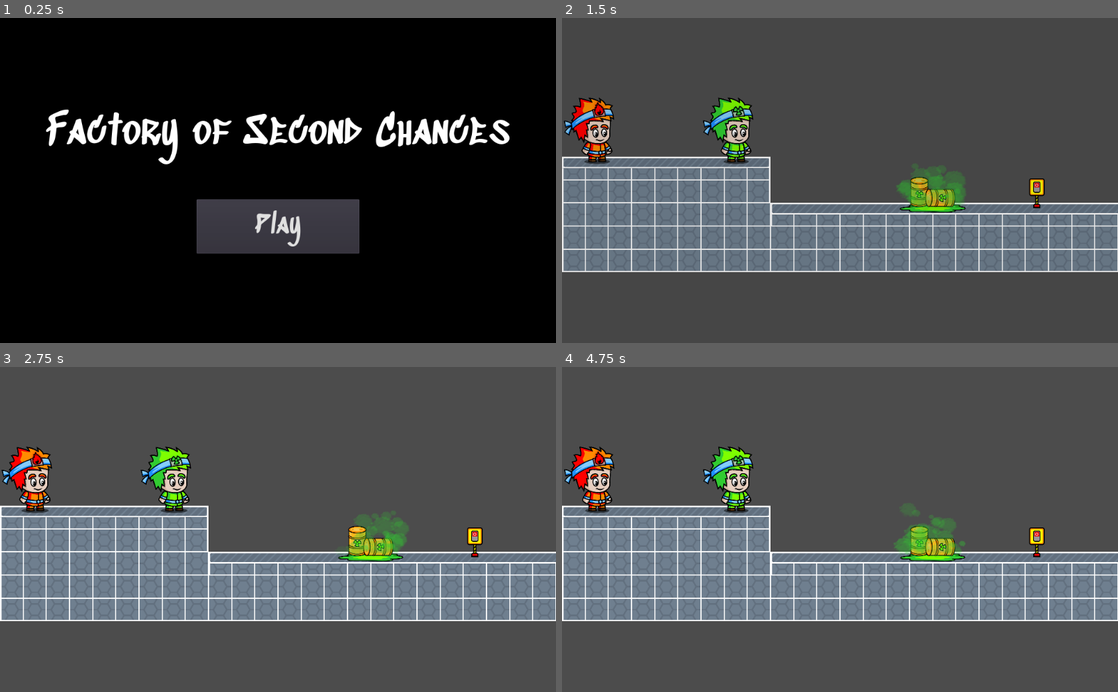
Above: before the commit, frames 1-4 (two rows, left to right).
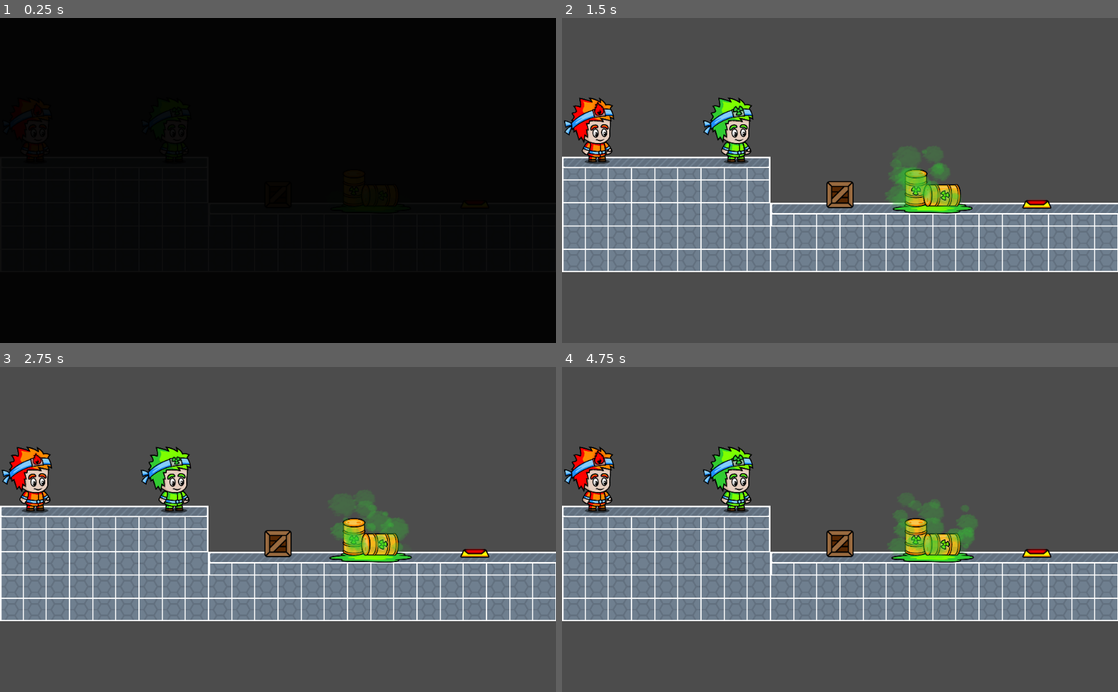
Above: after the commit, the same moments.

Repository: AlexBatistta/Factory-Of-Second-Chances
Game: Godot game, scene res://Game/Game.tscn
Same seed, same stepped clock (60 frames per second), same inputs: the game is played once before the commit and once after it. Before the commit the project starts from res://Menus/Menu.tscn.
Inputs (mouse positions are in pixels of both pictures, inside the frame that each line leads up to):
- Up to frame 1 (0.25 s): no input
- Up to frame 2 (1.5 s): click (840, 226) at 0.5 s, where only the run before the commit has a clickable "Play"
- Up to frame 3 (2.75 s): no input
- Up to frame 4 (4.75 s): no input

The runs differ from the first frame. In frame 1, 8.6% of the frame differs, in the area x 8-92%, y 28-73%; in frame 2, 2.8%; in frame 3, 2.4%; in frame 4, 2.8%.

Commit message:
Box - Button
Creación de una "caja" arrastrable y un interruptor de suelo
(Backup Dual-Camera)

Diff:
--- /dev/null
+++ b/Factory-Of-Second-Chances/Game/Box/Box.gd
@@ -0,0 +1,33 @@
+tool
+extends RigidBody2D
+
+var connect = false
+var _body_player = null
+
+func _ready():
+	randomize()
+	$Box.frame = randi() % 2
+
+func _drag():
+	connect = !connect
+	if connect:
+		$PinJoint2D.node_a = self.get_path()
+		$PinJoint2D.node_b = _body_player.get_path()
+		gravity_scale = 2
+	else:
+		$PinJoint2D.node_a = NodePath()
+		$PinJoint2D.node_b = NodePath()
+		gravity_scale = 5
+
+func _on_Area2D_body_entered(body):
+	if body.is_in_group("Player"):
+		print(body.name)
+		body.drag = true
+		body.connect("drag_box", self, "_drag")
+		_body_player = body
+
+func _on_Area2D_body_exited(body):
+	if body.is_in_group("Player"):
+		body.drag = false
+		body.disconnect("drag_box", self, "_drag")
+		_body_player = null
--- /dev/null
+++ b/Factory-Of-Second-Chances/Game/Box/Box.tscn
@@ -0,0 +1,41 @@
+[gd_scene load_steps=5 format=2]
+
+[ext_resource path="res://Game/Box/Box.gd" type="Script" id=1]
+[ext_resource path="res://Game/Box/Box.png" type="Texture" id=2]
+
+[sub_resource type="RectangleShape2D" id=1]
+extents = Vector2( 38, 34 )
+
+[sub_resource type="RectangleShape2D" id=2]
+extents = Vector2( 60, 10 )
+
+[node name="Box" type="RigidBody2D" groups=[
+"Box",
+]]
+collision_layer = 64
+collision_mask = 7
+mode = 2
+mass = 5.0
+gravity_scale = 5.0
+script = ExtResource( 1 )
+
+[node name="Box" type="Sprite" parent="."]
+scale = Vector2( 0.75, 0.75 )
+texture = ExtResource( 2 )
+hframes = 2
+
+[node name="CollisionShape2D" type="CollisionShape2D" parent="."]
+position = Vector2( 0, 3 )
+shape = SubResource( 1 )
+
+[node name="PinJoint2D" type="PinJoint2D" parent="."]
+disable_collision = false
+
+[node name="Area2D" type="Area2D" parent="."]
+collision_layer = 64
+collision_mask = 3
+
+[node name="CollisionShape2D" type="CollisionShape2D" parent="Area2D"]
+shape = SubResource( 2 )
+[connection signal="body_entered" from="Area2D" to="." method="_on_Area2D_body_entered"]
+[connection signal="body_exited" from="Area2D" to="." method="_on_Area2D_body_exited"]
--- a/Factory-Of-Second-Chances/Game/Game.gd
+++ b/Factory-Of-Second-Chances/Game/Game.gd
@@ -29,6 +29,16 @@
 		if change != Global.dual_camera:
 			Global.dual_camera = change
 			change_viewport()
+		if change && check_update():
+			change_viewport()
+
+func check_update():
+	if new_frame(camera_01, true) != new_frame(player_01):
+		return true
+	if new_frame(camera_02, true) != new_frame(player_02):
+		return true
+
+	return false
 
 func change_viewport():
 	$CanvasLayer/AnimationPlayer.play("Transition")
@@ -46,13 +56,13 @@
 	camera_01.current = Global.dual_camera
 	camera_02.current = Global.dual_camera
 
-func new_frame(player):
+func new_frame(_node, camera = false):
 	var level_limits = $ViewportMain/ViewportMain/Levels.limits
 	var partition_limits = Vector2(level_limits.x / Global.cam_size.x, level_limits.y / Global.cam_size.y).floor()
 
 	var current = Vector2()
 
-	var pos = player.global_position
+	var pos = _node.global_position
 	for i in range(partition_limits.x - 1):
 		if pos.x > i * Global.cam_size.x:
 			current.x = i
@@ -60,6 +70,8 @@
 	for j in range(partition_limits.y - 1):
 		if pos.y > j * Global.cam_size.y:
 			current.y = j
+
+	if camera: current.x += 1
 
 	return current
 
--- a/Factory-Of-Second-Chances/Game/Levels/Level1.tscn
+++ b/Factory-Of-Second-Chances/Game/Levels/Level1.tscn
@@ -6,6 +6,7 @@
 [ext_resource path="res://Game/River/River.tscn" type="PackedScene" id=4]
 [ext_resource path="res://Game/Switch/Switch.tscn" type="PackedScene" id=5]
 [ext_resource path="res://Game/Exit/Exit.tscn" type="PackedScene" id=6]
+[ext_resource path="res://Game/Box/Box.tscn" type="PackedScene" id=7]
 
 [node name="Level1" type="TileMap"]
 z_index = -3
@@ -29,6 +30,7 @@
 
 [node name="Switch" parent="." instance=ExtResource( 5 )]
 position = Vector2( 2624, 1051 )
+type = 1
 
 [node name="Switch2" parent="." instance=ExtResource( 5 )]
 position = Vector2( 8256, 800 )
@@ -36,3 +38,6 @@
 [node name="Exit" parent="." instance=ExtResource( 6 )]
 position = Vector2( 10752, 800 )
 scale = Vector2( 1.25, 1.25 )
+
+[node name="Box" parent="." instance=ExtResource( 7 )]
+position = Vector2( 1536, 992 )
--- a/Factory-Of-Second-Chances/Game/Player/Player.gd
+++ b/Factory-Of-Second-Chances/Game/Player/Player.gd
@@ -4,7 +4,7 @@
 #Script que controla al personaje del jugador
 
 signal change_life
-signal change_viewport
+signal drag_box
 
 export (Global.Type) var type = Global.Type.FIRE setget _set_type
 export (Array, NodePath) var body_parts
@@ -15,11 +15,13 @@
 const SPEED = 250
 const JUMP_SPEED = 800
 const TIME_TWEEN = 0.4
+const INERTIA = 100
 
 var velocity = Vector2()
 var direction = Vector2()
 var maxLife = 0
 var snap = Vector2(0, 32)
+var drag : bool = false
 var dead : bool = false
 
 var topRiver = 0
@@ -66,7 +68,7 @@
 
 	randomize()
 
-func _process(delta):
+func _physics_process(delta):
 	if !Engine.is_editor_hint():
 		#Movimiento
 		if !dead:
@@ -80,11 +82,20 @@
 
 		#Aplica la velocidad
 		if dead: velocity.x = 0
-		velocity = move_and_slide_with_snap(velocity, snap, Vector2(0, -1))
+		velocity = move_and_slide_with_snap(velocity, snap, Vector2(0, -1), false, 4, PI / 4, false)
+
+		if drag:
+			if Input.is_action_just_pressed("action_" + str(player_type)):
+				emit_signal("drag_box")
 
 		#Animación
 		if $AnimationTree.active:
 			_animate()
+
+		for index in get_slide_count():
+			var collision = get_slide_collision(index)
+			if collision.collider.is_in_group("Box"):
+				collision.collider.apply_central_impulse(-collision.normal * INERTIA)
 
 #Movimiento
 func _move(delta):
--- a/Factory-Of-Second-Chances/Game/Player/Player.tscn
+++ b/Factory-Of-Second-Chances/Game/Player/Player.tscn
@@ -29,7 +29,7 @@
 position = Vector2( 1, 0 )
 z_as_relative = false
 collision_layer = 2147483649
-collision_mask = 36
+collision_mask = 100
 script = ExtResource( 1 )
 body_parts = [ NodePath("Body"), NodePath("Body/Head"), NodePath("Body/Head/Face"), NodePath("Body/LeftArm"), NodePath("Body/RightArm"), NodePath("Body/LeftLeg"), NodePath("Body/RightLeg") ]
 
@@ -48,8 +48,8 @@
 script = ExtResource( 3 )
 
 [node name="Head" type="Sprite" parent="Body"]
-position = Vector2( 12.59, 1.54602 )
-rotation = -0.0793431
+position = Vector2( 12.59, 1.96638 )
+rotation = -0.0866796
 texture = ExtResource( 4 )
 centered = false
 offset = Vector2( -155, -210 )
@@ -59,7 +59,7 @@
 [node name="Element" type="Sprite" parent="Body/Head"]
 modulate = Color( 1, 0, 0, 1 )
 position = Vector2( 11.2381, -123.354 )
-scale = Vector2( 1.04973, 1.04973 )
+scale = Vector2( 0.880427, 0.880427 )
 texture = ExtResource( 5 )
 offset = Vector2( -2.032, -26.5415 )
 
@@ -77,7 +77,7 @@
 
 [node name="LeftArm" type="Sprite" parent="Body"]
 position = Vector2( -32.465, 3 )
-rotation = 0.188882
+rotation = 0.240238
 z_index = 1
 texture = ExtResource( 7 )
 centered = false
@@ -87,7 +87,7 @@
 
 [node name="RightArm" type="Sprite" parent="Body"]
 position = Vector2( 31.634, 3 )
-rotation = -0.26757
+rotation = -0.291318
 z_index = -1
 texture = ExtResource( 8 )
 centered = false
@@ -96,7 +96,7 @@
 script = ExtResource( 3 )
 
 [node name="LeftLeg" type="Sprite" parent="Body"]
-position = Vector2( -16.794, 54 )
+position = Vector2( -17.0042, 54 )
 z_index = -1
 texture = ExtResource( 9 )
 centered = false
@@ -106,7 +106,7 @@
 
 [node name="RightLeg" type="Sprite" parent="Body"]
 modulate = Color( 0.709804, 0.709804, 0.709804, 1 )
-position = Vector2( 22.134, 54 )
+position = Vector2( 22.3442, 54 )
 z_index = -1
 texture = ExtResource( 10 )
 centered = false
@@ -117,7 +117,7 @@
 [node name="Shadow" type="Sprite" parent="Body"]
 modulate = Color( 0, 0, 0, 0.509804 )
 position = Vector2( 2, 85 )
-scale = Vector2( 1.36394, 1 )
+scale = Vector2( 1.46157, 1 )
 z_index = -2
 texture = ExtResource( 11 )
 
--- a/Factory-Of-Second-Chances/Game/Special-Terrain/SpecialTerraine.tscn
+++ b/Factory-Of-Second-Chances/Game/Special-Terrain/SpecialTerraine.tscn
@@ -8,7 +8,7 @@
 [ext_resource path="res://Game/Special-Terrain/Acid2.png" type="Texture" id=6]
 
 [sub_resource type="RectangleShape2D" id=1]
-extents = Vector2( 70, 16 )
+extents = Vector2( 100, 16 )
 
 [sub_resource type="Gradient" id=2]
 offsets = PoolRealArray( 0, 0.369718, 1 )
@@ -130,6 +130,7 @@
 [node name="SpecialTerrain" type="Area2D" groups=[
 "Special",
 ]]
+scale = Vector2( 1.25, 1.25 )
 collision_layer = 16
 collision_mask = 3
 script = ExtResource( 1 )
--- a/Factory-Of-Second-Chances/Game/Switch/Switch.gd
+++ b/Factory-Of-Second-Chances/Game/Switch/Switch.gd
@@ -1,11 +1,18 @@
+tool
 extends Area2D
 
 signal exit
 
-export(int, 1, 5) var time_active = 5
+export (int, "Switch", "Button") var type = 0 setget _set_type
+export (int, 1, 5) var time_active = 5
 export (bool) var switch_exit = false
 
 var _player = null
+
+func _set_type(_type):
+	type = _type
+	$Switch.visible = !bool(type)
+	$Button.visible = bool(type)
 
 func _input(event):
 	if _player != null && !Global.special_disable:
@@ -19,8 +26,9 @@
 	else:
 		emit_signal("exit", true)
 
-	$AnimationPlayer.play("Switch")
-	$Timer.start(time_active)
+	$AnimationPlayer.play("Switch-" + str(type))
+	if type == 0:
+		$Timer.start(time_active)
 
 func _on_Timer_timeout():
 	if !switch_exit:
@@ -29,12 +37,16 @@
 	else:
 		emit_signal("exit", false)
 
-	$AnimationPlayer.play_backwards("Switch")
+	$AnimationPlayer.play_backwards("Switch-" + str(type))
 
 func _on_Switch_body_entered(body):
 	if body.is_in_group("Player"):
 		_player = body
+		if type == 1:
+			_activate_switch()
 
 func _on_Switch_body_exited(body):
 	if body.is_in_group("Player"):
 		_player = null
+		if type == 1:
+			_on_Timer_timeout()
--- a/Factory-Of-Second-Chances/Game/Switch/Switch.tscn
+++ b/Factory-Of-Second-Chances/Game/Switch/Switch.tscn
@@ -1,17 +1,18 @@
-[gd_scene load_steps=6 format=2]
+[gd_scene load_steps=8 format=2]
 
 [ext_resource path="res://Game/Switch/Switch.gd" type="Script" id=1]
 [ext_resource path="res://Game/Switch/Switch-0.png" type="Texture" id=2]
 [ext_resource path="res://Game/Switch/Switch-1.png" type="Texture" id=3]
+[ext_resource path="res://Game/Switch/Switch.png" type="Texture" id=4]
 
 [sub_resource type="RectangleShape2D" id=1]
-extents = Vector2( 42, 48 )
+extents = Vector2( 42, 60 )
 
 [sub_resource type="Animation" id=2]
-resource_name = "Switch"
+resource_name = "Switch-0"
 length = 0.3
 tracks/0/type = "value"
-tracks/0/path = NodePath("Switch-0/Switch-1:frame")
+tracks/0/path = NodePath("Switch/Switch-1:frame")
 tracks/0/interp = 1
 tracks/0/loop_wrap = true
 tracks/0/imported = false
@@ -23,7 +24,7 @@
 "values": [ 0, 1 ]
 }
 tracks/1/type = "value"
-tracks/1/path = NodePath("Switch-0/Switch-1:position")
+tracks/1/path = NodePath("Switch/Switch-1:position")
 tracks/1/interp = 1
 tracks/1/loop_wrap = true
 tracks/1/imported = false
@@ -34,6 +35,47 @@
 "update": 0,
 "values": [ Vector2( 0, -125 ), Vector2( 0, -104 ) ]
 }
+tracks/2/type = "value"
+tracks/2/path = NodePath("Switch:visible")
+tracks/2/interp = 1
+tracks/2/loop_wrap = true
+tracks/2/imported = false
+tracks/2/enabled = true
+tracks/2/keys = {
+"times": PoolRealArray( 0 ),
+"transitions": PoolRealArray( 1 ),
+"update": 1,
+"values": [ true ]
+}
+
+[sub_resource type="Animation" id=3]
+resource_name = "Switch-1"
+length = 0.3
+step = 0.05
+tracks/0/type = "value"
+tracks/0/path = NodePath("Button:visible")
+tracks/0/interp = 1
+tracks/0/loop_wrap = true
+tracks/0/imported = false
+tracks/0/enabled = true
+tracks/0/keys = {
+"times": PoolRealArray( 0 ),
+"transitions": PoolRealArray( 1 ),
+"update": 1,
+"values": [ true ]
+}
+tracks/1/type = "value"
+tracks/1/path = NodePath("Button:frame")
+tracks/1/interp = 2
+tracks/1/loop_wrap = true
+tracks/1/imported = false
+tracks/1/enabled = true
+tracks/1/keys = {
+"times": PoolRealArray( 0, 0.15 ),
+"transitions": PoolRealArray( 1, 1 ),
+"update": 1,
+"values": [ 0, 1 ]
+}
 
 [node name="Switch" type="Area2D"]
 collision_layer = 32
@@ -41,23 +83,31 @@
 script = ExtResource( 1 )
 
 [node name="CollisionShape2D" type="CollisionShape2D" parent="."]
-position = Vector2( 0, -113.5 )
+position = Vector2( 0, -75 )
 shape = SubResource( 1 )
 
-[node name="Switch-0" type="Sprite" parent="."]
+[node name="Switch" type="Sprite" parent="."]
 texture = ExtResource( 2 )
 offset = Vector2( 0, -80 )
 
-[node name="Switch-1" type="Sprite" parent="Switch-0"]
+[node name="Switch-1" type="Sprite" parent="Switch"]
 position = Vector2( 0, -125 )
 texture = ExtResource( 3 )
 hframes = 2
 
 [node name="AnimationPlayer" type="AnimationPlayer" parent="."]
-anims/Switch = SubResource( 2 )
+anims/Switch-0 = SubResource( 2 )
+anims/Switch-1 = SubResource( 3 )
 
 [node name="Timer" type="Timer" parent="."]
 one_shot = true
+
+[node name="Button" type="Sprite" parent="."]
+visible = false
+scale = Vector2( 1.25, 1.25 )
+texture = ExtResource( 4 )
+offset = Vector2( 0, -18 )
+hframes = 2
 [connection signal="body_entered" from="." to="." method="_on_Switch_body_entered"]
 [connection signal="body_exited" from="." to="." method="_on_Switch_body_exited"]
 [connection signal="timeout" from="Timer" to="." method="_on_Timer_timeout"]
--- a/Factory-Of-Second-Chances/project.godot
+++ b/Factory-Of-Second-Chances/project.godot
@@ -16,7 +16,7 @@
 [application]
 
 config/name="Factory Of Second Chances"
-run/main_scene="res://Menus/Menu.tscn"
+run/main_scene="res://Game/Game.tscn"
 config/icon="res://icon.png"
 
 [autoload]
Binary file added: Factory-Of-Second-Chances/Game/Box/Box.png
Not shown, added: Factory-Of-Second-Chances/Game/Box/Box.png.import
Not shown: 1 places in Factory-Of-Second-Chances/Game/Levels/Level1.tscn that only renumber resources
Binary file added: Factory-Of-Second-Chances/Game/Switch/Switch.png
Not shown, added: Factory-Of-Second-Chances/Game/Switch/Switch.png.import
